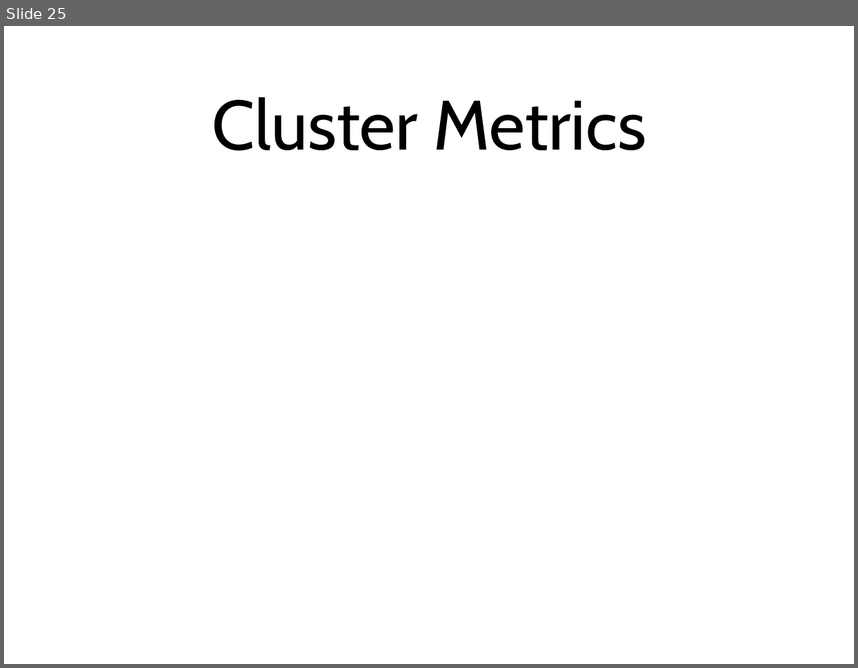
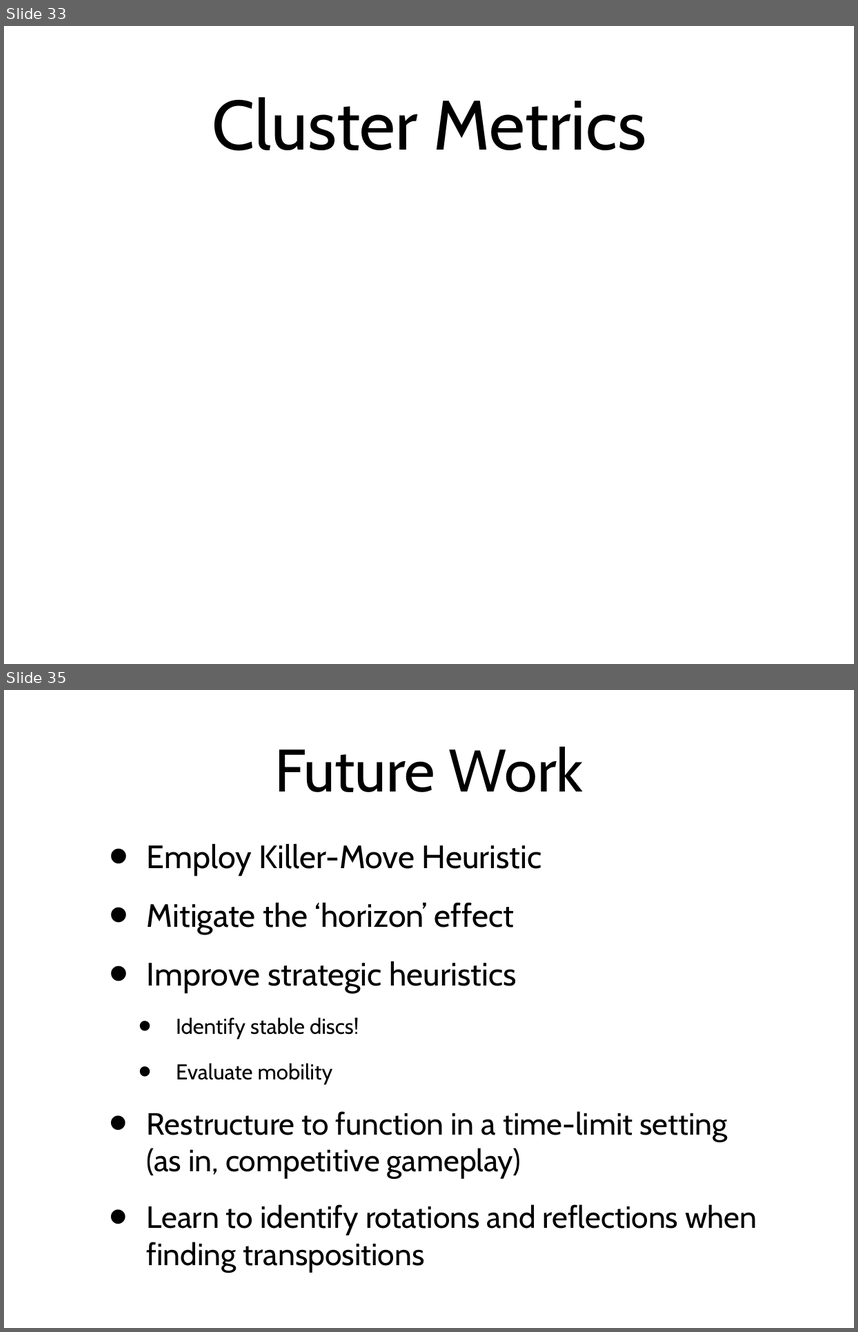
Before and after one commit to amod0017/rit-othello, a slide deck: Othello/other/Othello-Presentation-2.ppt. Shown one above the other, each under a label of ours: slide 25 before the commit, slides 33 and 35 after it; the slides between them are not shown. The pictures are 858x668 and 858x1332 pixels, drawn with LibreOffice and Linux fonts; fonts in the diff are those of the drawing. Boxes give left, top, right and bottom in pixels: in the first picture for what was removed or moved away, otherwise in the second. Text is boxed around its words. In the diff, an @@ line names an element or a change of style, - is before the commit and + after.

```diff
--- a/Othello/other/Othello-Presentation-2.ppt
+++ b/Othello/other/Othello-Presentation-2.ppt
@@ slide 35 added at [4,690,854,1328], background #FFFFFF @@
@@ title added at [274,747,584,792], 72 pt, text #000000 @@
+Future Work
@@ text added at [147,844,757,1272], 37 pt, text #000000 @@
+• Employ Killer-Move Heuristic
+• Mitigate the ‘horizon’ effect
+• Improve strategic heuristics
+  • Identify stable discs!
+  • Evaluate mobility
+• Restructure to function in a time-limit setting (as in, competitive gameplay)
+• Learn to identify rotations and reflections when finding transpositions
@@ what was slide 25 is now slide 33 @@
```
Also in this commit, not shown: 11 slides changed, 18 other slides added, 11 slides removed.
